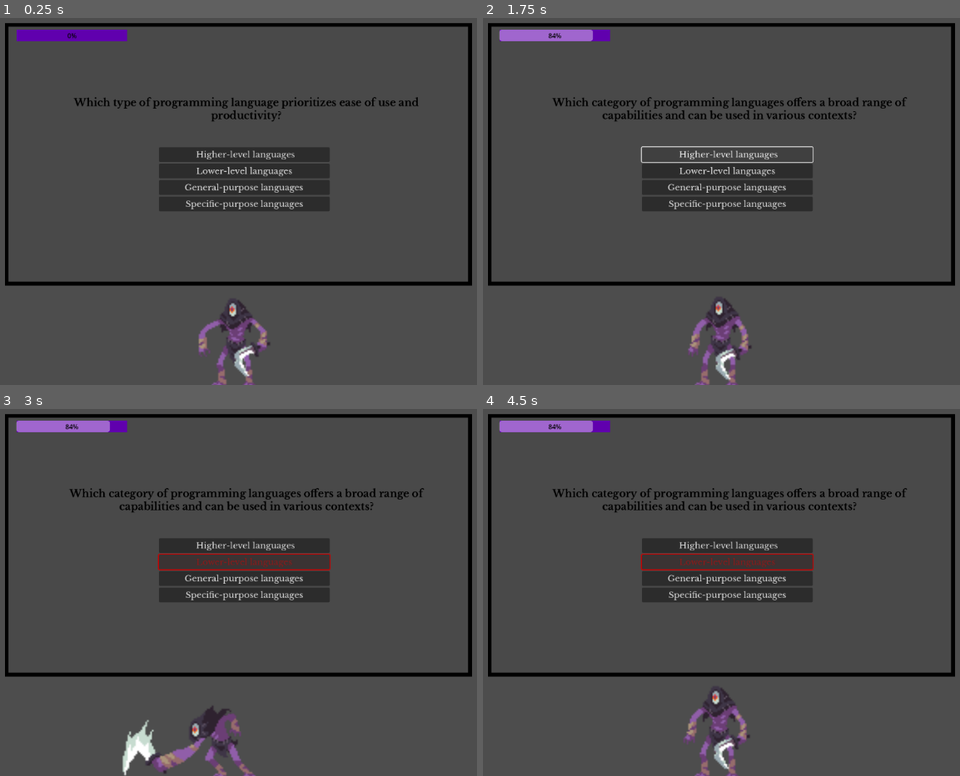
Above: before the commit, frames 1-4 (two rows, left to right).
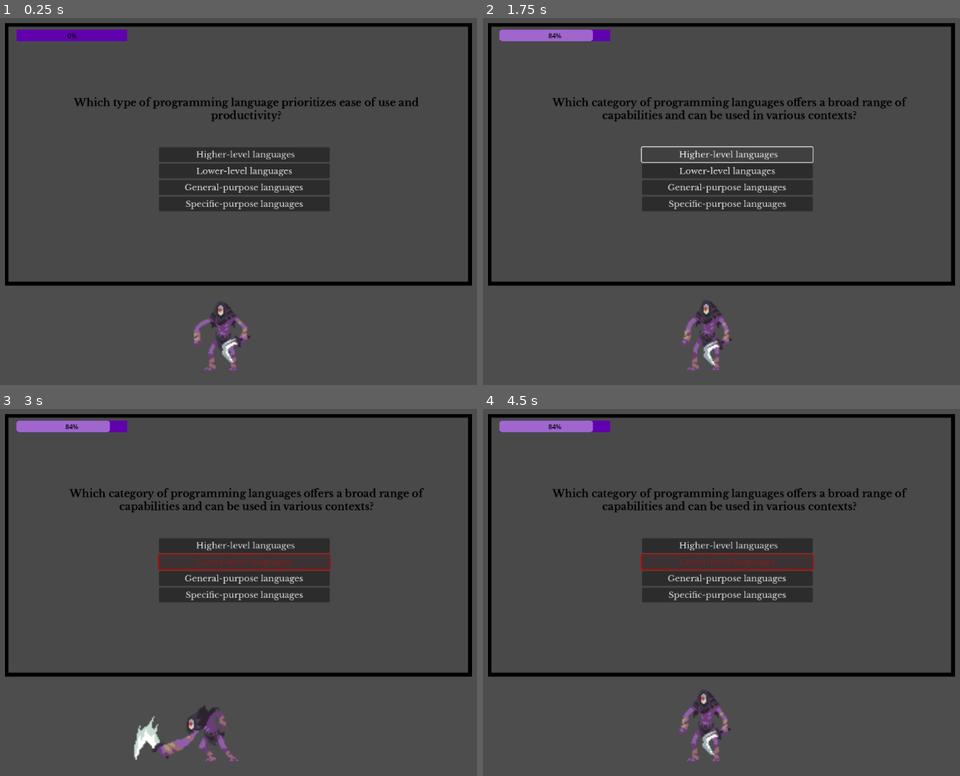
Above: after the commit, the same moments.

Repository: rukaiah-edhah/CodeRunner
Game: Godot game, scene res://scenes/mini_boss_level.tscn
Same seed, same stepped clock (60 frames per second), same inputs: the game is played once before the commit and once after it. This scene is started directly instead of the project's main scene.
Inputs:
- Up to frame 1 (0.25 s): no input
- Up to frame 2 (1.75 s): tap Enter at 0.5 s; hold Right (move_right) 0.53-1.25 s; tap Space (jump) at 0.77 s; click "Higher-level languages" at 1.25 s
- Up to frame 3 (3 s): click "Lower-level languages" at 2 s; hold Right (move_right) from 2.78 s (still down)
- Up to frame 4 (4.5 s): release Right (move_right) at 3.53 s; hold Left (move_left) 3.53-4.28 s; hold Right (move_right) from 4.28 s (still down)

The runs differ from the first frame. In frame 1, 1.7% of the frame differs, in the area x 40-57%, y 76-100%; in frame 2, 1.6%; in frame 3, 2.1%, in the area x 25-54%, y 80-100%; in frame 4, 1.7%.

Commit message:
Block area is working now

Diff:
--- a/scenes/mini_boss_level.tscn
+++ b/scenes/mini_boss_level.tscn
@@ -1,7 +1,6 @@
-[gd_scene load_steps=47 format=3 uid="uid://dlfka5isvxef4"]
+[gd_scene load_steps=45 format=3 uid="uid://dlfka5isvxef4"]
 
 [ext_resource type="Script" path="res://scripts/mini_boss_level.gd" id="1_6h3co"]
-[ext_resource type="Script" path="res://scripts/boss_encounter_area.gd" id="2_dre4h"]
 [ext_resource type="Texture2D" uid="uid://bp30eg1hqlilh" path="res://images/mini_boss_animation/Death/Bringer-of-Death_Death_1.png" id="3_uoj6s"]
 [ext_resource type="Texture2D" uid="uid://b4q6x135hewjd" path="res://images/mini_boss_animation/Death/Bringer-of-Death_Death_2.png" id="4_0pk3t"]
 [ext_resource type="Texture2D" uid="uid://dk4r2imi3et24" path="res://images/mini_boss_animation/Death/Bringer-of-Death_Death_3.png" id="5_lwmux"]
@@ -36,10 +35,9 @@
 [ext_resource type="PackedScene" uid="uid://dutqe76oy7gik" path="res://scenes/boss_level_window.tscn" id="58_jmf74"]
 [ext_resource type="PackedScene" uid="uid://3dgjw804ujxh" path="res://scenes/code_page.tscn" id="59_i7eb1"]
 [ext_resource type="PackedScene" uid="uid://dsasgdttawdlw" path="res://scenes/quiz_page.tscn" id="60_dknki"]
-[ext_resource type="Script" path="res://scripts/block_area.gd" id="62_h3420"]
 
 [sub_resource type="RectangleShape2D" id="RectangleShape2D_uvki5"]
-size = Vector2(417, 311)
+size = Vector2(319, 643.5)
 
 [sub_resource type="SpriteFrames" id="SpriteFrames_ebl7p"]
 animations = [{
@@ -232,22 +230,22 @@
 }
 
 [sub_resource type="RectangleShape2D" id="RectangleShape2D_4rqvw"]
-size = Vector2(541, 311)
+size = Vector2(556, 641.5)
 
 [node name="mini_boss_level" type="Node2D"]
 position = Vector2(567, 589)
 script = ExtResource("1_6h3co")
+metadata/_edit_group_ = true
 
 [node name="boss_encounter_area" type="Area2D" parent="."]
-script = ExtResource("2_dre4h")
 
 [node name="collision_shape_2d" type="CollisionShape2D" parent="boss_encounter_area"]
-position = Vector2(-291, -102)
+position = Vector2(-330.5, -268.25)
 shape = SubResource("RectangleShape2D_uvki5")
 
 [node name="animated_sprite_2d" type="AnimatedSprite2D" parent="boss_encounter_area"]
 position = Vector2(-88, -67)
-scale = Vector2(2.8, 2.8)
+scale = Vector2(2.2, 2.2)
 sprite_frames = SubResource("SpriteFrames_ebl7p")
 animation = &"wrong_answer"
 
@@ -286,12 +284,11 @@
 "": SubResource("AnimationLibrary_vb8hw")
 }
 
-[node name="block_area" type="Area2D" parent="."]
-script = ExtResource("62_h3420")
+[node name="block_area" type="StaticBody2D" parent="."]
 
 [node name="collision_shape_2d" type="CollisionShape2D" parent="block_area"]
-position = Vector2(207, -102)
+position = Vector2(240, -267.25)
 shape = SubResource("RectangleShape2D_4rqvw")
-debug_color = Color(0, 0.6, 0.701961, 0.419608)
+debug_color = Color(1, 0.243137, 0.27451, 0.341176)
 
 [connection signal="all_correct" from="boss_encounter_area/boss_level_window/code_page" to="." method="_on_code_page_all_correct"]
--- a/scripts/block_area.gd
+++ /dev/null
@@ -1 +0,0 @@
-extends Area2D
--- a/scripts/boss_encounter_area.gd
+++ /dev/null
@@ -1,11 +0,0 @@
-extends Area2D
-
-@onready var anim_player = $animation_player
-
-func _ready():
-    self.body_entered.connect(_on_body_entered)
-
-func _on_body_entered(body):
-    if body is CharacterBody2D: # WHAT IS THE TYPE OF THE MINI ENEMIES?
-        anim_player.play("display_window")
-        self.body_entered.disconnect(_on_body_entered)
--- a/scripts/mini_boss_level.gd
+++ b/scripts/mini_boss_level.gd
@@ -1,4 +1,5 @@
 extends Node2D
+
 
 var health = 100
 @onready var health_bar = $boss_encounter_area/boss_level_window/health_bar
@@ -7,8 +8,13 @@
 @onready var boss_level_window = $boss_encounter_area/boss_level_window
 @onready var quiz_page = $boss_encounter_area/boss_level_window/quiz_page
 @onready var code_page = $boss_encounter_area/boss_level_window/code_page
+@onready var block_area = $block_area
+@onready var boss_encounter_area = $boss_encounter_area
+
 
 func _ready():
+    boss_encounter_area.body_entered.connect(_on_boss_encounter_area_body_entered)
+
     # Connecting quiz signals
     quiz_page.wrong_answer.connect(player_wrong_answer)
     quiz_page.take_damage.connect(take_damage)
@@ -23,7 +29,13 @@
     quiz_page.visible = true
     code_page.visible = false
 
+
 # Signal handlers
+func _on_boss_encounter_area_body_entered(body):
+    if body is CharacterBody2D:
+        anim_player.play("display_window")
+        boss_encounter_area.body_entered.disconnect(_on_boss_encounter_area_body_entered)
+
 func on_quiz_finished():
     transition_to_code_page()
 
@@ -32,6 +44,9 @@
     await get_tree().create_timer(1.5).timeout
     anim_sprite.play("death")
     anim_player.play("dissolve_window")
+
+    block_area.queue_free()  # Removes the blocking area
+
 
 # Quiz and code page handlers
 func player_wrong_answer():
@@ -49,6 +64,7 @@
         await anim_sprite.animation_finished
         anim_sprite.play("idle")
 
+
 # Utility functions
 func transition_to_code_page():
     code_page.visible = true
